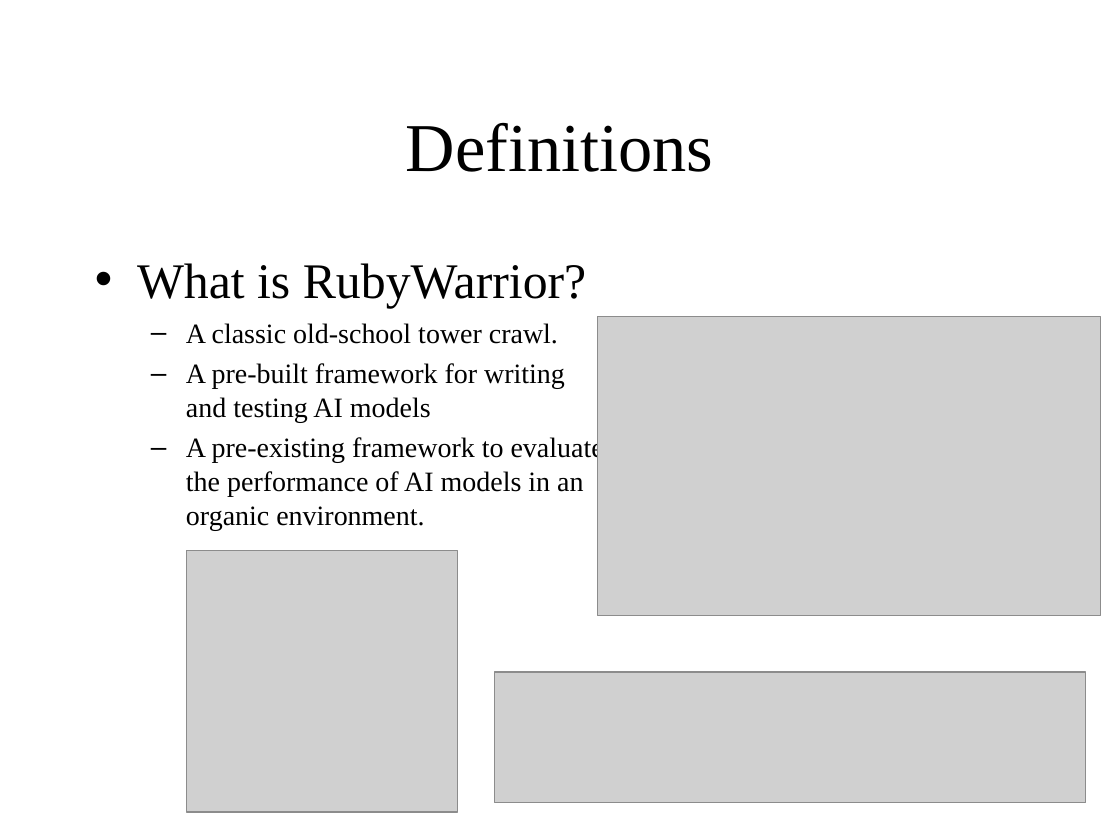
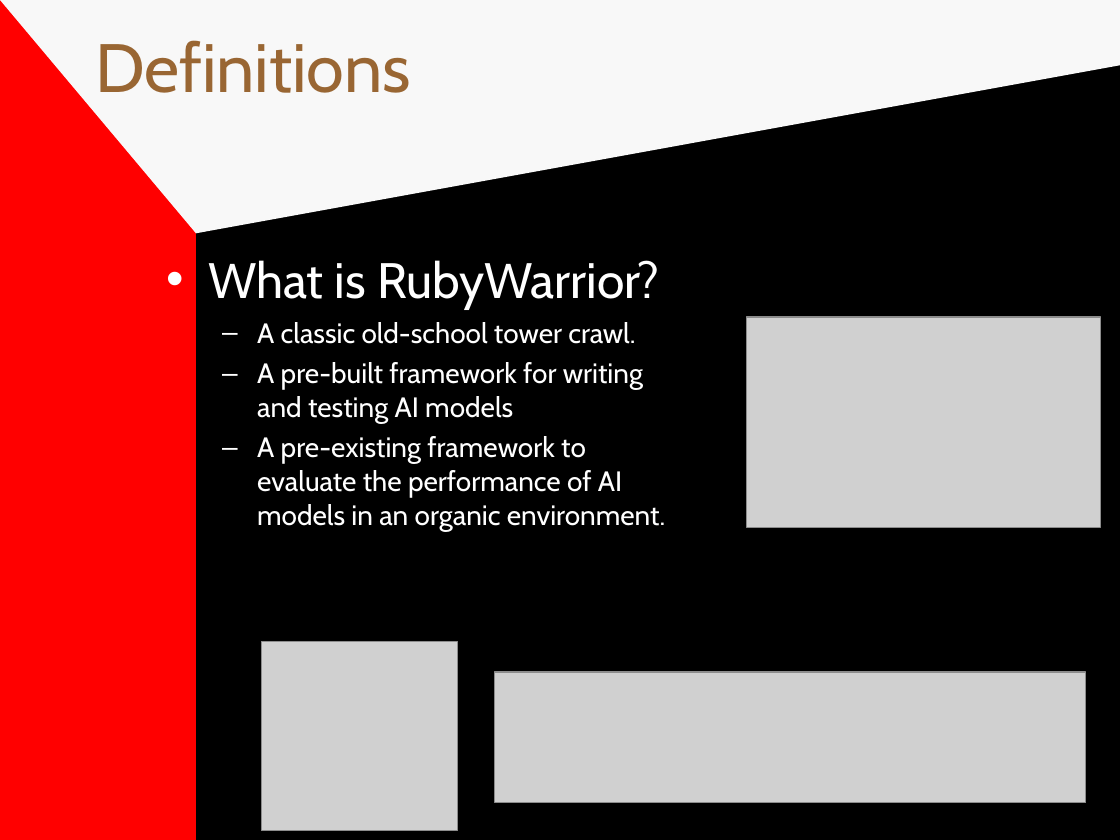
Before and after one commit to jkbishop8/GeneticAlgorithmsForAI, a slide deck: slide 7 of genetic_algorithms_and_rubywarrior_presentation.ppt. Drawn at 1120x840 pixels with LibreOffice and Linux fonts; fonts in the diff are those of the drawing; grey boxes stand for pictures. Boxes give left, top, right and bottom in pixels: in the first picture for what was removed or moved away, otherwise in the second. Text is boxed around its words. In the diff, an @@ line names an element or a change of style, - is before the commit and + after.

```diff
--- a/genetic_algorithms_and_rubywarrior_presentation.ppt
+++ b/genetic_algorithms_and_rubywarrior_presentation.ppt
@@ background #FFFFFF to #808080 @@
@@ rectangle added at box(0, 0, 196, 840), fill #FF0000 @@
@@ freeform shape added at box(0, 0, 1120, 233), fill #F8F8F8 @@
@@ title "Definitions": place and size @@
-title "Definitions" at box(406, 123, 714, 172)
+title "Definitions" at box(95, 40, 411, 93)
@@ title "Definitions" at box(95, 40, 411, 93): font Times New Roman to Cabin, text colour #000000 to #996633; alignment centre to left; vertical alignment middle to top @@
@@ rectangle added at box(196, 0, 1120, 840), fill #000000 @@
@@ text "What is RubyWarrior?": place and size @@
-text "What is RubyWarrior?" at box(137, 263, 604, 530)
+text "What is RubyWarrior?" at box(208, 260, 665, 531)
@@ text "What is RubyWarrior?" at box(208, 260, 665, 531): font Times New Roman to Cabin, text colour #000000 to #FFFFFF; bullet colour #000000 to #FFFFFF @@
@@ picture: place and size @@
-picture at box(597, 316, 1100, 615)
+picture at box(747, 317, 1101, 528)
@@ picture: place and size @@
-picture at box(187, 550, 458, 812)
+picture at box(261, 641, 457, 830)
```
Also in this commit, not shown: 22 other slides changed, 27 slides added, 1 slide removed.
